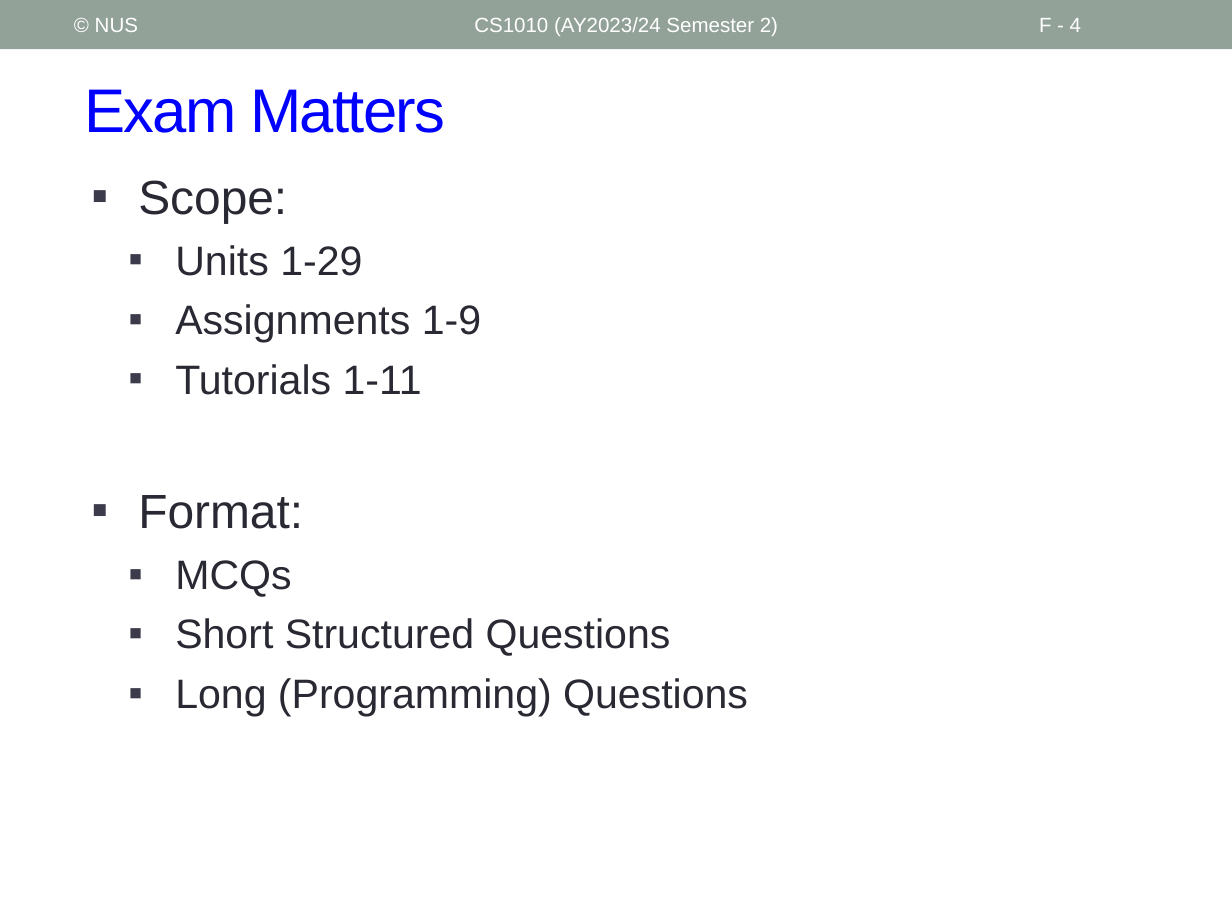
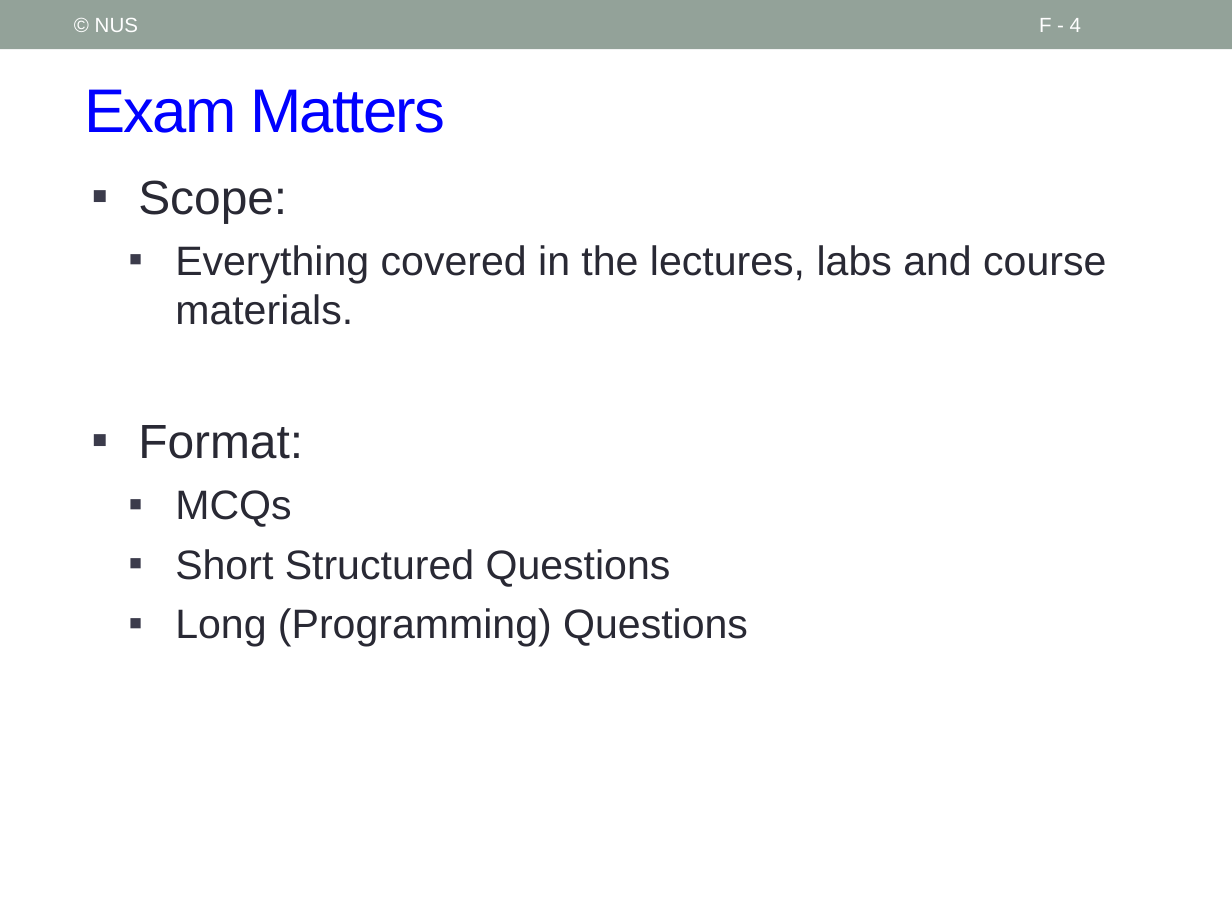
Before and after one commit to nus-cs1010-2425-s2/website, a slide deck: slide 4 of slides/Future.pptx. Drawn at 1232x924 pixels with LibreOffice and Linux fonts; fonts in the diff are those of the drawing. Boxes give left, top, right and bottom in pixels: in the first picture for what was removed or moved away, otherwise in the second. Text is boxed around its words. In the diff, an @@ line names an element or a change of style, - is before the commit and + after.

```diff
--- a/slides/Future.pptx
+++ b/slides/Future.pptx
@@ text removed at [474, 17, 778, 36] @@
-CS1010 (AY2023/24 Semester 2)
@@ text at [175, 245, 1106, 325]: text changed @@
-  ▪ Units 1-29
-  ▪ Assignments 1-9
-  ▪ Tutorials 1-11
+  ▪ Everything covered in the lectures, labs and course materials.
```
Also in this commit, not shown: 11 other slides changed, 3 other files.
